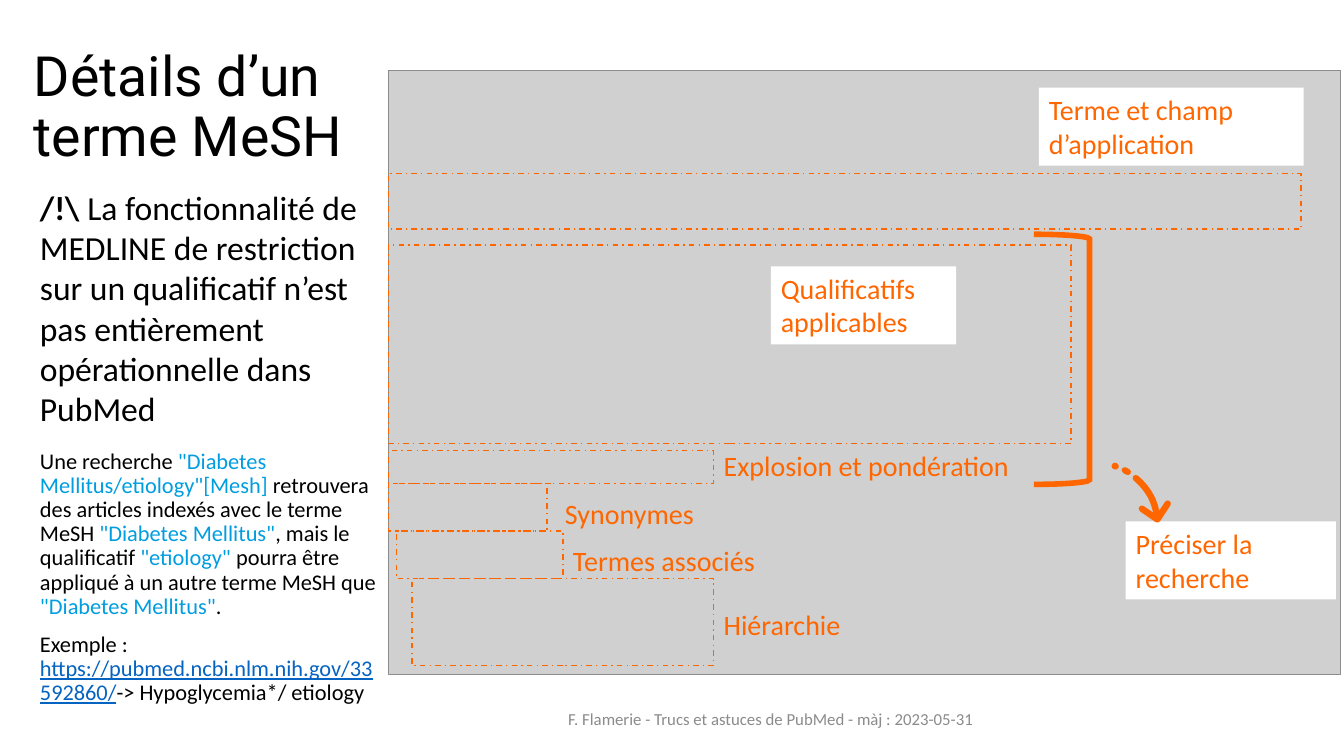
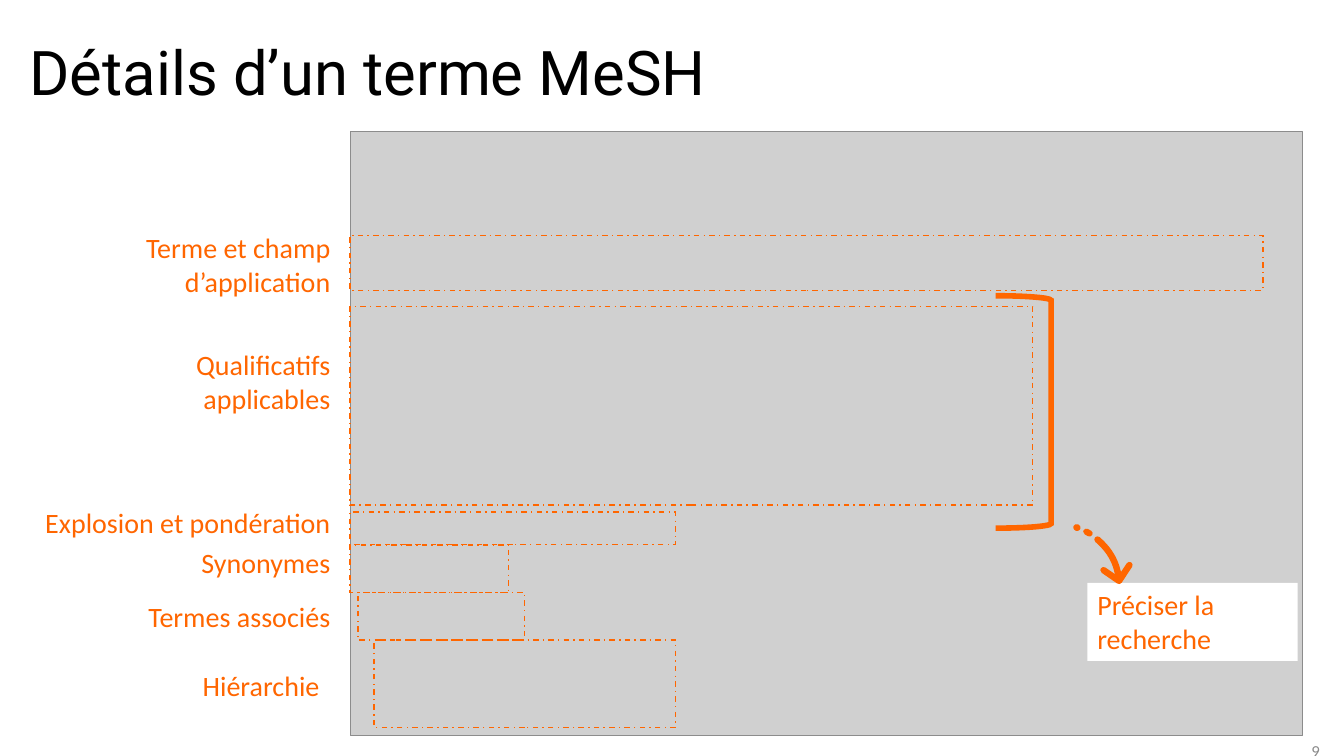
Before and after one commit to fflamerie/formbiblio, a slide deck: slide 9 of docs/module1-2_pubmed.pptx. Drawn at 1344x756 pixels with LibreOffice and Linux fonts; fonts in the diff are those of the drawing; grey boxes stand for pictures. Boxes give left, top, right and bottom in pixels: in the first picture for what was removed or moved away, otherwise in the second. Text is boxed around its words. In the diff, an @@ line names an element or a change of style, - is before the commit and + after.

```diff
--- a/docs/module1-2_pubmed.pptx
+++ b/docs/module1-2_pubmed.pptx
@@ title "Détails d’un terme MeSH" at bbox=[30, 48, 706, 96]: size 39.6 to 44 pt @@
@@ text removed at bbox=[40, 196, 356, 422] @@
-/!\ La fonctionnalité de MEDLINE de restriction sur un qualificatif n’est pas entièrement opérationnelle dans PubMed
@@ text "Terme et champ d’application": place and size @@
-text "Terme et champ d’application" at bbox=[1040, 88, 1305, 165]
+text "Terme et champ d’application" at bbox=[146, 238, 330, 297]
@@ right bracket: place and size @@
-right bracket at bbox=[1034, 234, 1090, 484]
+right bracket at bbox=[996, 295, 1052, 528]
@@ alignment left to right in 5 elements at bbox=[45, 513, 330, 538], bbox=[201, 555, 330, 578], bbox=[148, 607, 330, 628], bbox=[146, 238, 330, 297], bbox=[196, 355, 330, 414] @@
@@ text "Qualificatifs applicables": place and size @@
-text "Qualificatifs applicables" at bbox=[771, 266, 957, 344]
+text "Qualificatifs applicables" at bbox=[196, 355, 330, 414]
@@ text removed at bbox=[40, 453, 376, 704] @@
-Une recherche "Diabetes Mellitus/etiology"[Mesh] retrouvera des articles indexés avec le terme MeSH "Diabetes Mellitus", mais le qualificatif "etiology" pourra être appliqué à un autre terme MeSH que "Diabetes Mellitus".
-Exemple : https://pubmed.ncbi.nlm.nih.gov/33592860/-> Hypoglycemia*/ etiology
@@ text "Explosion et pondération": place and size @@
-text "Explosion et pondération" at bbox=[724, 456, 1008, 481]
+text "Explosion et pondération" at bbox=[45, 513, 330, 538]
@@ text "Synonymes": place and size @@
-text "Synonymes" at bbox=[565, 506, 694, 529]
+text "Synonymes" at bbox=[201, 555, 330, 578]
@@ text "Termes associés": place and size @@
-text "Termes associés" at bbox=[573, 551, 754, 571]
+text "Termes associés" at bbox=[148, 607, 330, 628]
@@ 7 rectangles, 4 freeform shapes, 1 picture, 1 page number: place and size @@
-7 rectangles, 4 freeform shapes, 1 picture, 1 page number at bbox=[388, 71, 1344, 709]
+7 rectangles, 4 freeform shapes, 1 picture, 1 page number at bbox=[350, 132, 1330, 756]
@@ text "Hiérarchie": place and size @@
-text "Hiérarchie" at bbox=[724, 615, 841, 635]
+text "Hiérarchie" at bbox=[203, 676, 320, 697]
@@ text removed at bbox=[568, 713, 973, 728] @@
-F. Flamerie - Trucs et astuces de PubMed - màj : 2023-05-31
```
Also in this commit, not shown: 37 other slides changed, 1 slide added, 1 other file.
